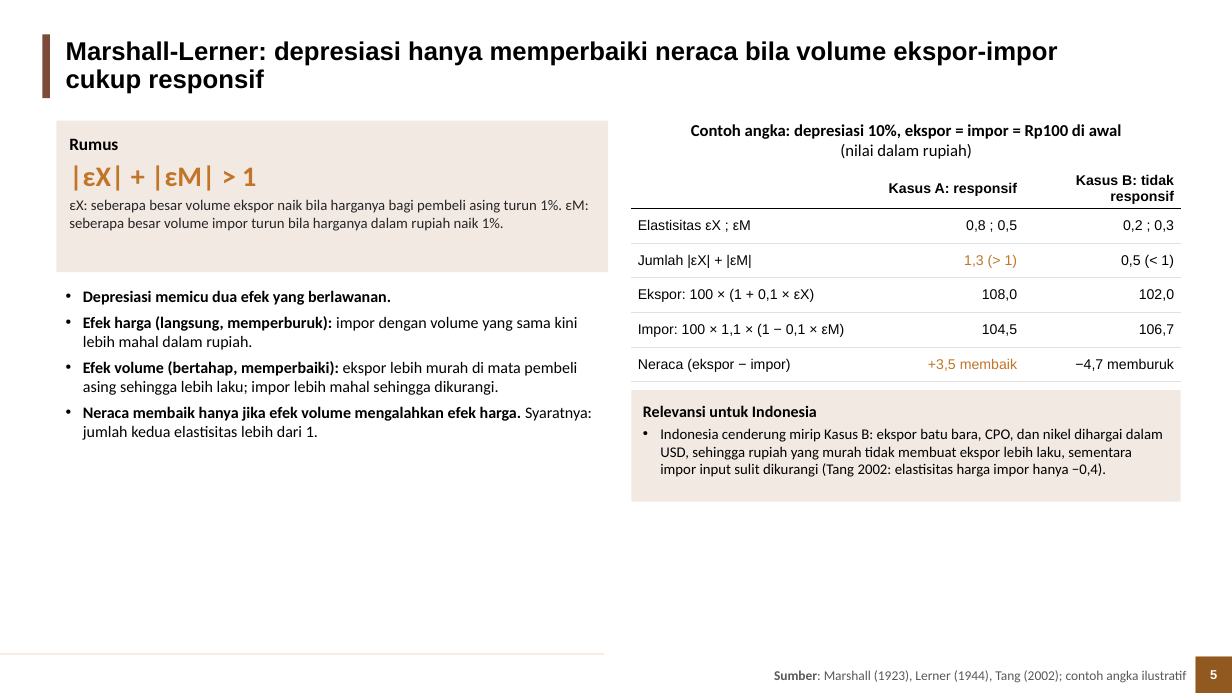
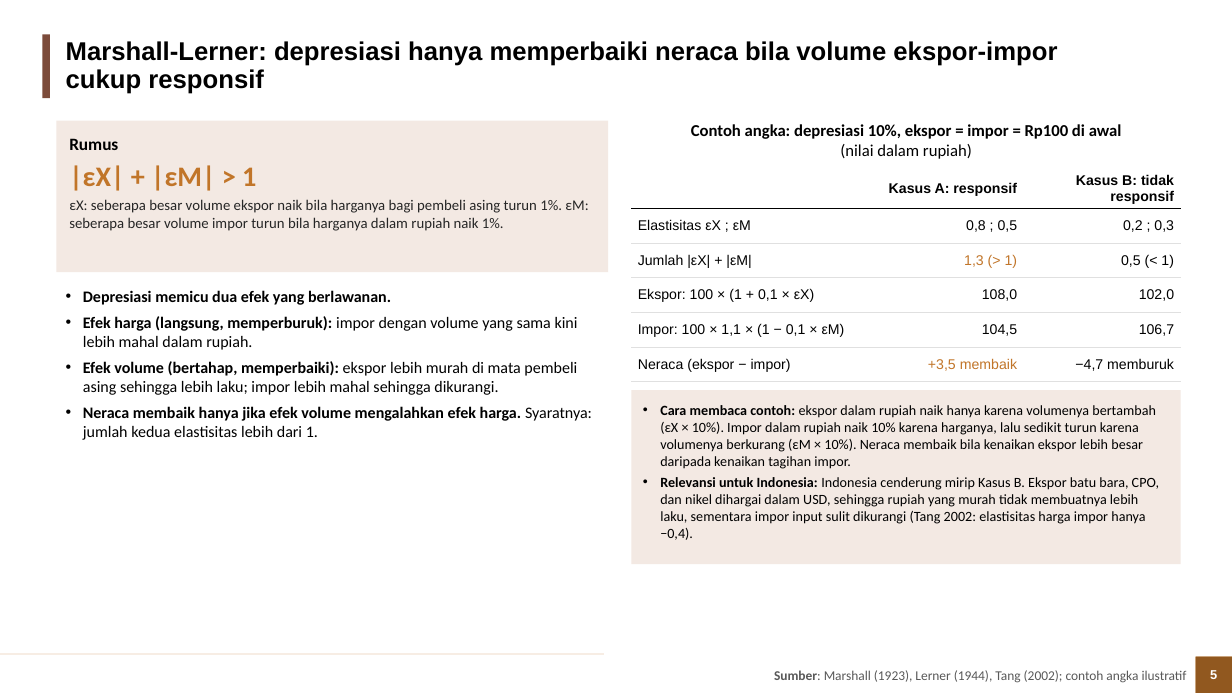
Before and after one commit to muhamadhaikal128/Pengaruh-Depresiasi-Rupiah-Terhadap-Trade-Balance, a slide deck: slide 5 of Haikal/output/3_ppt/Depresiasi_Rupiah_Trade_Balance.pptx. Drawn at 1232x693 pixels with LibreOffice and Linux fonts; fonts in the diff are those of the drawing; background and template pictures are left out. Boxes give left, top, right and bottom in pixels: in the first picture for what was removed or moved away, otherwise in the second. Text is boxed around its words. In the diff, an @@ line names an element or a change of style, - is before the commit and + after.

```diff
--- a/Haikal/output/3_ppt/Depresiasi_Rupiah_Trade_Balance.pptx
+++ b/Haikal/output/3_ppt/Depresiasi_Rupiah_Trade_Balance.pptx
@@ rectangle "Cara membaca contoh: ekspor dalam ...": place and size @@
-rectangle "Cara membaca contoh: ekspor dalam ..." at [631,390,1180,502]
+rectangle "Cara membaca contoh: ekspor dalam ..." at [631,390,1180,564]
@@ text in rectangle at [660,405,1159,540]: text changed; size 11.5 to 11 pt @@
-Relevansi untuk Indonesia
-• Indonesia cenderung mirip Kasus B: ekspor batu bara, CPO, dan nikel dihargai dalam USD, sehingga rupiah yang murah tidak membuat ekspor lebih laku, sementara impor input sulit dikurangi (Tang 2002: elastisitas harga impor hanya −0,4).
+• Cara membaca contoh: ekspor dalam rupiah naik hanya karena volumenya bertambah (εX × 10%). Impor dalam rupiah naik 10% karena harganya, lalu sedikit turun karena volumenya berkurang (εM × 10%). Neraca membaik bila kenaikan ekspor lebih besar daripada kenaikan tagihan impor.
+• Relevansi untuk Indonesia: Indonesia cenderung mirip Kasus B. Ekspor batu bara, CPO, dan nikel dihargai dalam USD, sehingga rupiah yang murah tidak membuatnya lebih laku, sementara impor input sulit dikurangi (Tang 2002: elastisitas harga impor hanya −0,4).
```
Also in this commit, not shown: 36 other slides changed, 2 slides added, 6 other files.
